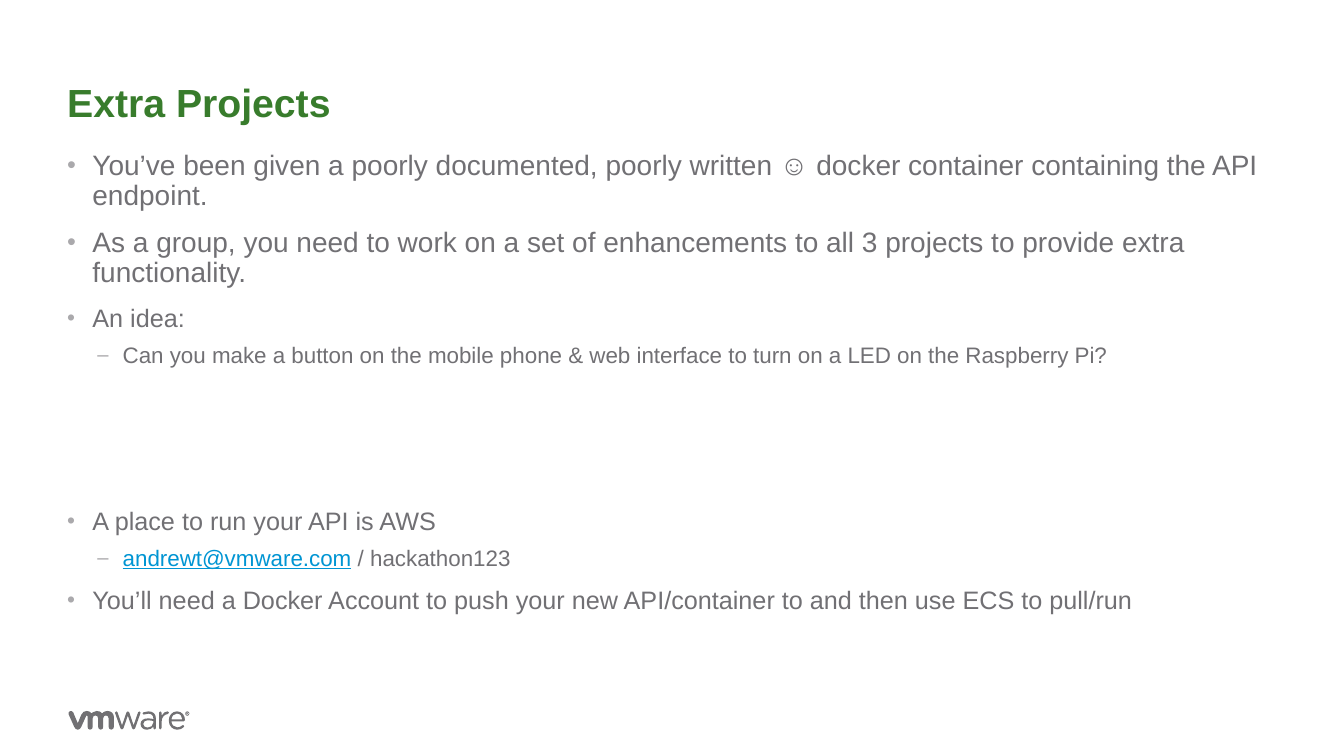
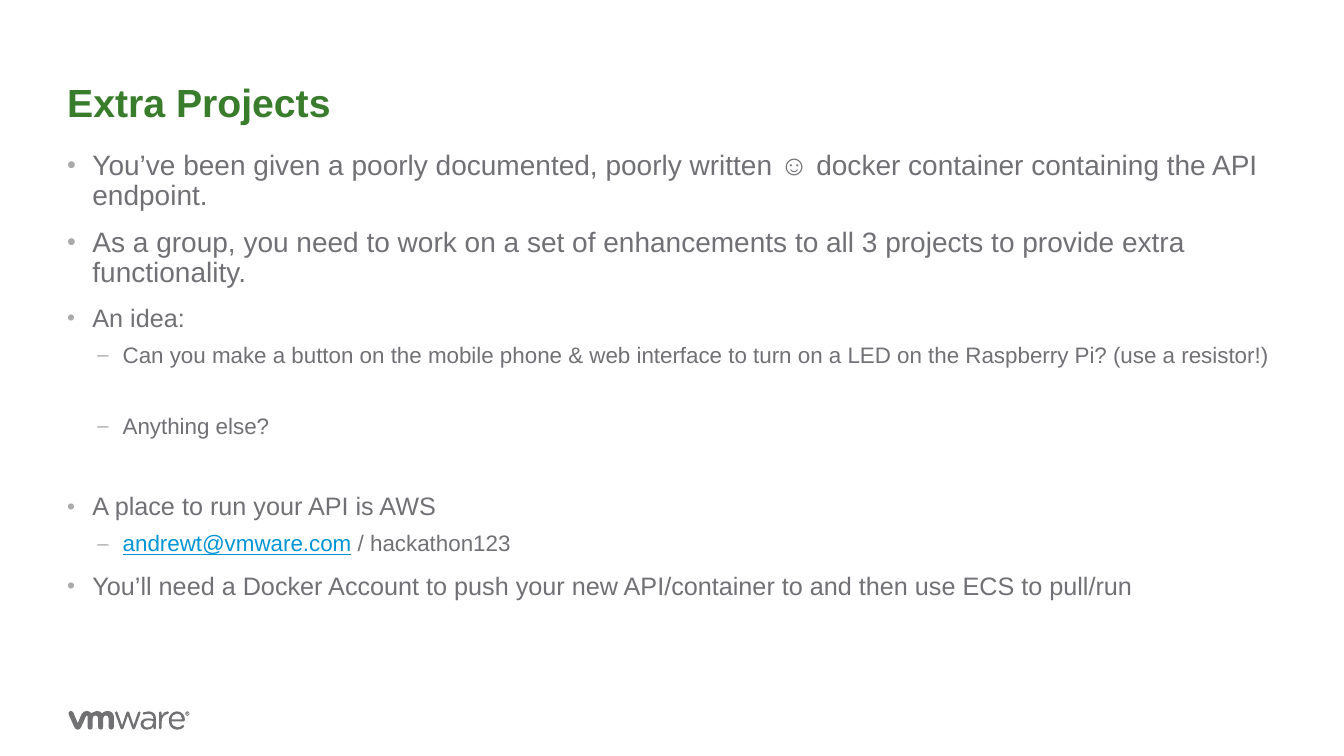
Before and after one commit to RobbieJVMW/SEHack, a slide deck: slide 6 of Instructions.pptx. Drawn at 1344x756 pixels with LibreOffice and Linux fonts; fonts in the diff are those of the drawing; background and template pictures are left out. Boxes give left, top, right and bottom in pixels: in the first picture for what was removed or moved away, otherwise in the second. Text is boxed around its words. In the diff, an @@ line names an element or a change of style, - is before the commit and + after.

```diff
--- a/Instructions.pptx
+++ b/Instructions.pptx
@@ text at (123,347,1268,439): text changed @@
-  – Can you make a button on the mobile phone & web interface to turn on a LED on the Raspberry Pi?
+  – Can you make a button on the mobile phone & web interface to turn on a LED on the Raspberry Pi? (use a resistor!)
+  – Anything else?
```
Also in this commit, not shown: 2 other files.
